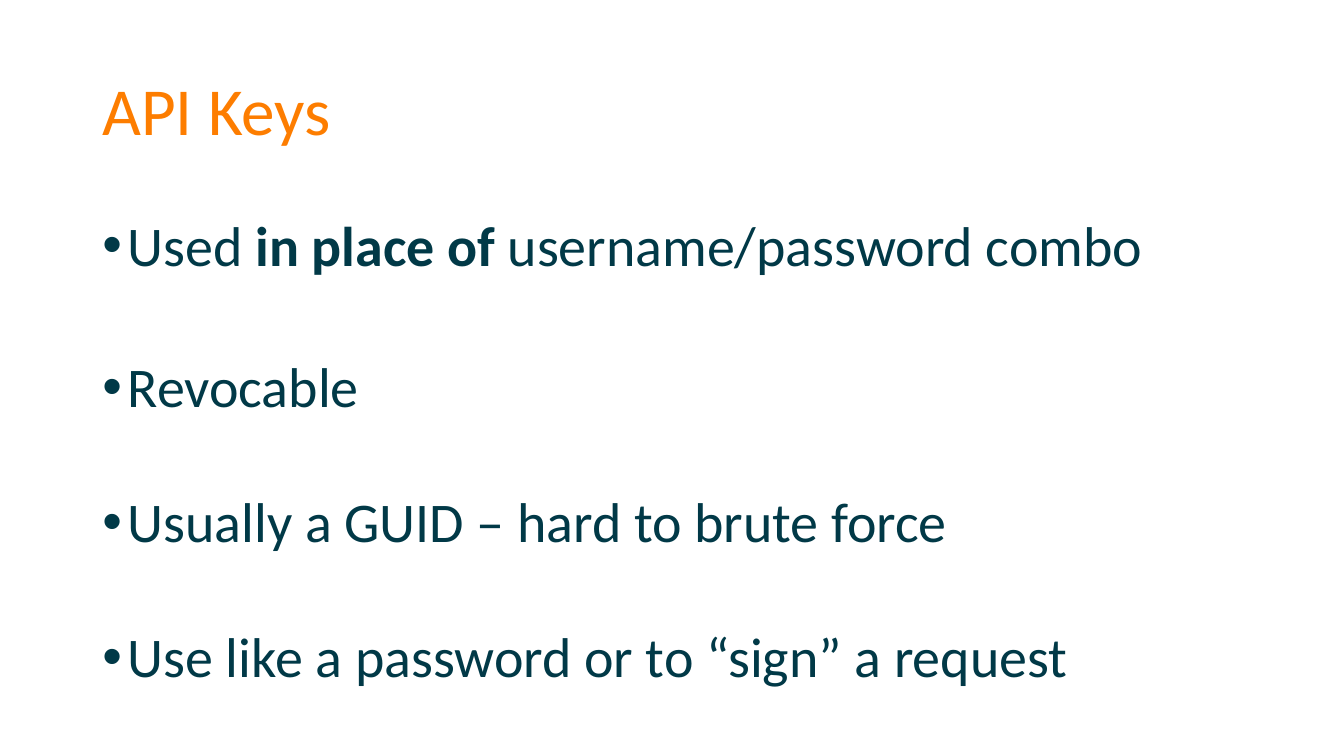
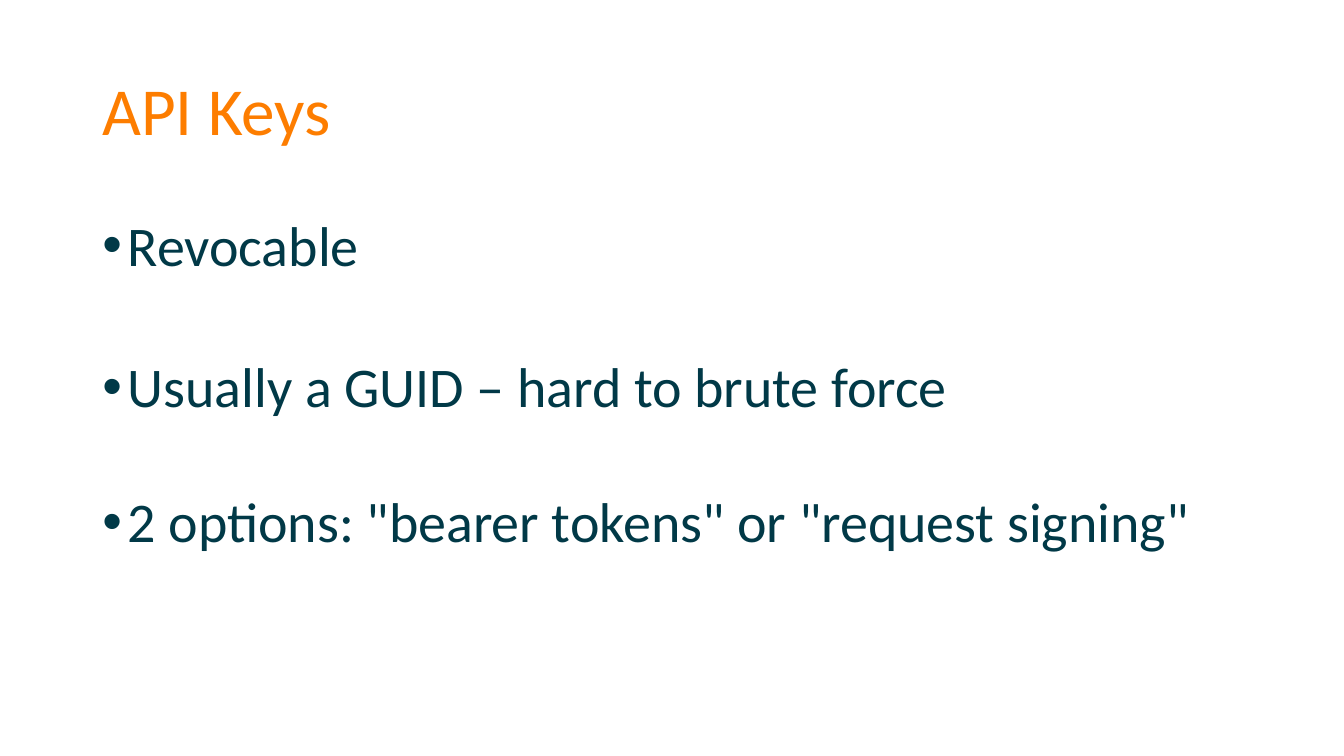
Before and after one commit to spetryjohnson/Securing-Your-API-Endpoints, a slide deck: slide 19 of Securing Your API Endpoints.pptx (slide 20 before the commit). Drawn at 1344x756 pixels with LibreOffice and Linux fonts; fonts in the diff are those of the drawing. Boxes give left, top, right and bottom in pixels: in the first picture for what was removed or moved away, otherwise in the second. Text is boxed around its words. In the diff, an @@ line names an element or a change of style, - is before the commit and + after.

```diff
--- a/Securing Your API Endpoints.pptx
+++ b/Securing Your API Endpoints.pptx
@@ text at bbox=[128, 226, 1142, 275]: paragraph removed @@
-• Used in place of username/password combo
@@ text at bbox=[128, 503, 1188, 552]: text changed @@
-• Use like a password or to “sign” a request
+• 2 options: "bearer tokens" or "request signing"
```
Also in this commit, not shown: 5 other slides changed, 1 slide removed.
